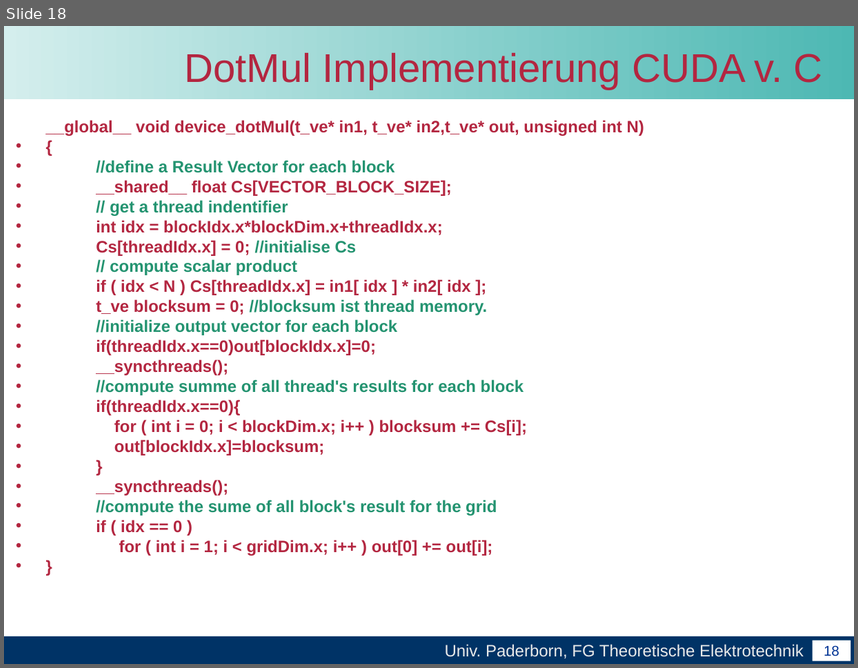
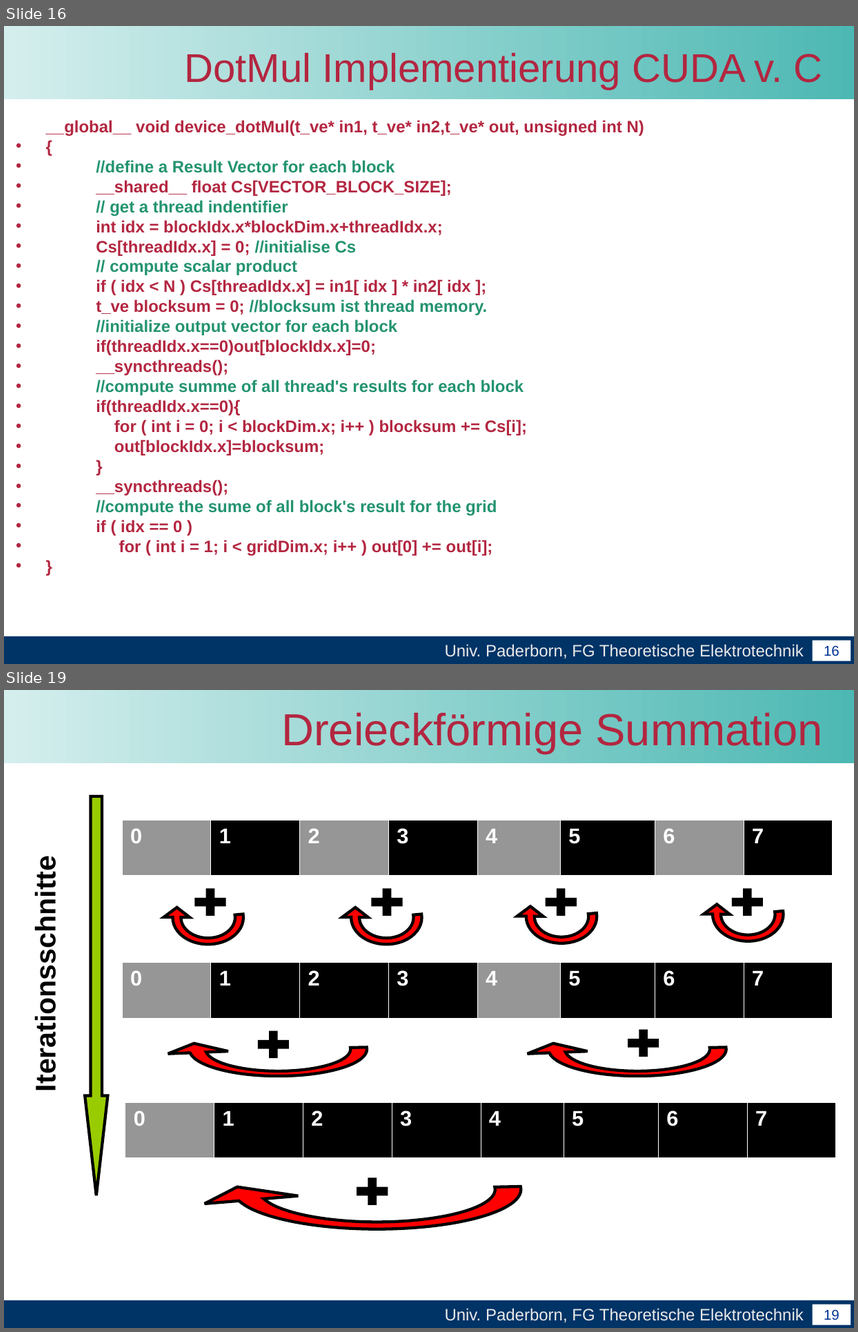
Before and after one commit to unconditional/projektarbeitcuda, a slide deck: Vortrag/Zwischenvortrag der Projektarbeit CUDA.ppt. Shown one above the other, each under a label of ours: slide 18 before the commit, slides 16 and 19 after it; the slides between them are not shown. The pictures are 858x668 and 858x1332 pixels, drawn with LibreOffice and Linux fonts; fonts in the diff are those of the drawing; background and template pictures are left out. Boxes give left, top, right and bottom in pixels: in the first picture for what was removed or moved away, otherwise in the second. Text is boxed around its words. In the diff, an @@ line names an element or a change of style, - is before the commit and + after.

```diff
--- a/Vortrag/Zwischenvortrag der Projektarbeit CUDA.ppt
+++ b/Vortrag/Zwischenvortrag der Projektarbeit CUDA.ppt
@@ slide 19 added at (x1=4, y1=690, x2=854, y2=1328), background #FFFFFF; not listed: 4 template elements that a slide beside it also shows @@
@@ title added at (x1=281, y1=713, x2=823, y2=753), 38 pt, text #B32640 @@
+Dreieckförmige Summation
@@ down arrow added at (x1=85, y1=796, x2=107, y2=1195), fill #99CC00, outline #000000 2.49 pt @@
@@ table added at (x1=122, y1=820, x2=833, y2=876), 1 rows, 8 columns @@
+0 | 1 | 2 | 3 | 4 | 5 | 6 | 7
@@ text added at (x1=30, y1=879, x2=61, y2=1083), 24 pt, text #000000, bold @@
+Iterationsschnitte
@@ freeform shape added at (x1=172, y1=891, x2=243, y2=944), fill #FF0000, outline #000000 2.49 pt @@
@@ freeform shape added at (x1=190, y1=883, x2=232, y2=920), fill #000000 @@
@@ freeform shape added at (x1=351, y1=891, x2=421, y2=944), fill #FF0000, outline #000000 2.49 pt @@
@@ freeform shape added at (x1=366, y1=883, x2=408, y2=920), fill #000000 @@
@@ freeform shape added at (x1=526, y1=890, x2=597, y2=943), fill #FF0000, outline #000000 2.49 pt @@
@@ freeform shape added at (x1=539, y1=883, x2=582, y2=920), fill #000000 @@
@@ freeform shape added at (x1=713, y1=887, x2=784, y2=940), fill #FF0000, outline #000000 2.49 pt @@
@@ freeform shape added at (x1=726, y1=883, x2=769, y2=920), fill #000000 @@
@@ table added at (x1=122, y1=962, x2=833, y2=1018), 1 rows, 8 columns @@
+0 | 1 | 2 | 3 | 4 | 5 | 6 | 7
@@ freeform shape added at (x1=190, y1=1023, x2=367, y2=1076), fill #FF0000, outline #000000 2.49 pt @@
@@ freeform shape added at (x1=252, y1=1026, x2=294, y2=1063), fill #000000 @@
@@ freeform shape added at (x1=549, y1=1023, x2=726, y2=1076), fill #FF0000, outline #000000 2.49 pt @@
@@ freeform shape added at (x1=622, y1=1024, x2=664, y2=1061), fill #000000 @@
@@ table added at (x1=125, y1=1103, x2=836, y2=1158), 1 rows, 8 columns @@
+0 | 1 | 2 | 3 | 4 | 5 | 6 | 7
@@ freeform shape added at (x1=232, y1=1149, x2=521, y2=1228), fill #FF0000, outline #000000 2.49 pt @@
@@ freeform shape added at (x1=351, y1=1173, x2=393, y2=1210), fill #000000 @@
@@ what was slide 18 is now slide 16 @@
@@ page number at (x1=824, y1=645, x2=840, y2=656): text changed @@
-18
+16
```
Also in this commit, not shown: 7 slides changed, 19 other slides added, 11 slides removed, 1 other file.
